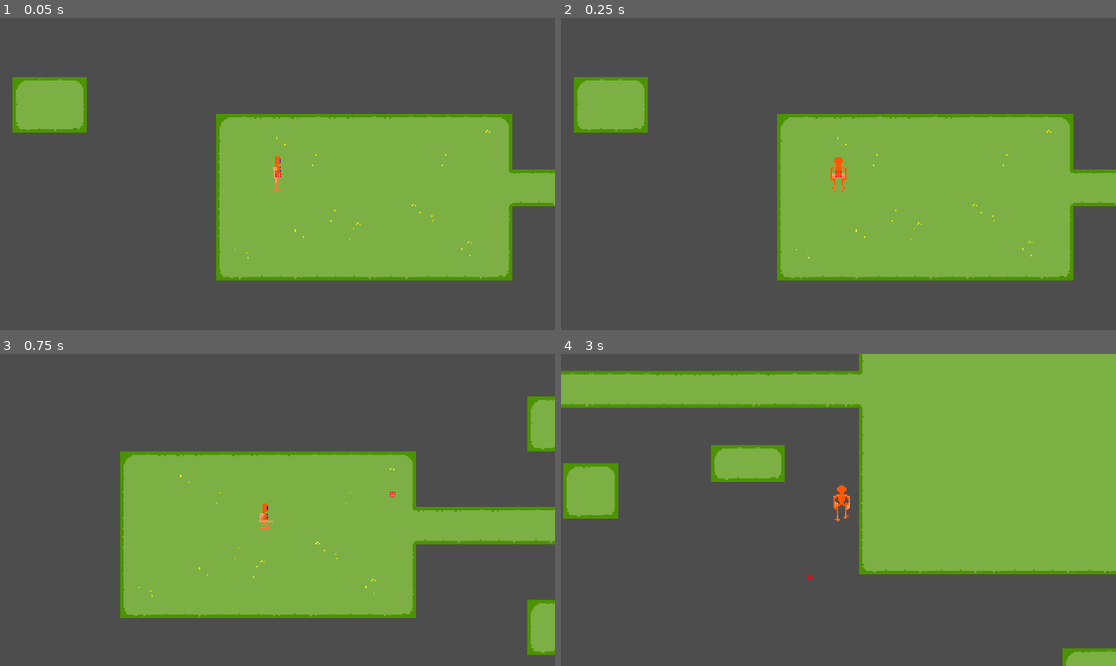
Above: before the commit, frames 1-4 (two rows, left to right).
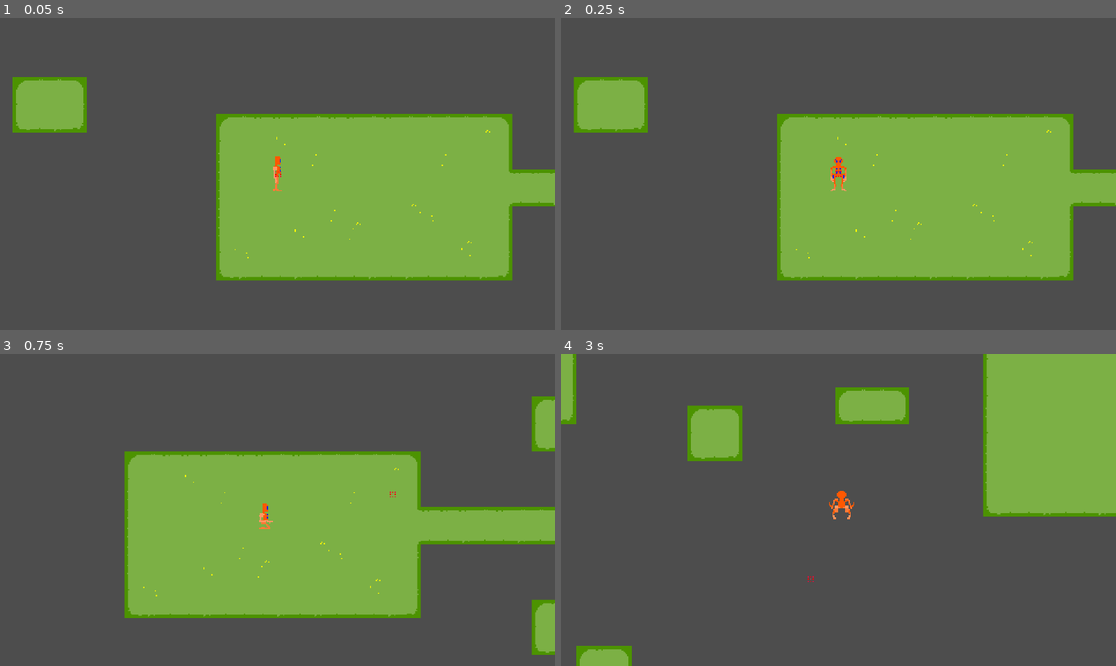
Above: after the commit, the same moments.

Repository: DISN-kolo/topdown_pixel_slasher
Game: Godot game, scene res://scenes/field.tscn
Two runs of this game, one before a commit and one after it. Both use one fixed random seed, a clock stepped at 60 frames per second and the inputs below.
Inputs (mouse positions are in pixels of both pictures, inside the frame that each line leads up to):
- Up to frame 1 (0.05 s): no input
- Up to frame 2 (0.25 s): no input
- Up to frame 3 (0.75 s): tap Enter at 0.5 s; move the mouse to (399, 494) at 0.52 s; hold Right (RIGHT) from 0.53 s (still down); hold Shift (SLIDE) from 0.53 s (still down)
- Up to frame 4 (3 s): move the mouse to (727, 525) at 1.27 s; release Right (RIGHT) at 1.28 s; release Shift (SLIDE) at 1.28 s; hold Down (DOWN) 1.28-2.03 s; tap Shift (SLIDE) at 1.35, 2.85 s; move the mouse to (894, 441) at 2.02 s; hold Right (RIGHT) 2.03-2.78 s; hold Shift (SLIDE) 2.03-2.78 s; move the mouse to (810, 572) at 2.77 s; hold Up (UP) from 2.78 s (still down)

Frame 1 is identical in both runs. In frame 2, less than 0.1% of the frame differs, in the area x 48-52%, y 45-56%; in frame 3, 2.1%; in frame 4, 33%, in the area x 0-100%, y 0-100%.

Commit message:
while attempting to standartize animations and changing sliding, an animation bug was discovered. for some reason, walking/sliding in the same direction as looking produces a quick flicker in the opposite direction right at the start and at the end of the movement

Diff:
--- a/chars/playerscript.gd
+++ b/chars/playerscript.gd
@@ -7,6 +7,7 @@
 const SLIDE_MULT = 1.8
 
 var current_top_speed : float = SPEED
+var movement_multiplier : float = 1.0
 
 var directionx : float
 var directiony : float
@@ -16,6 +17,10 @@
 var is_moving : bool = false
 var is_sliding : bool = false
 
+var tween_slide : Tween
+
+var look_there : Vector2 = Vector2(0, 1)
+
 @onready var anim_tree = $AnimationTree
 @onready var cursor = $"../cursor"
 
@@ -24,50 +29,77 @@
 	directionx = Input.get_axis("LEFT", "RIGHT")
 	directiony = Input.get_axis("UP", "DOWN")
 	direction = Vector2(directionx, directiony)
-	velocity = speed_calc(direction, velocity, delta)
 
+	if Input.is_action_just_pressed("SLIDE"):
+		if !is_sliding:
+			tween_slide = create_tween()
+			tween_slide.tween_callback(func(): movement_multiplier=SLIDE_MULT)
+			tween_slide.tween_callback(func(): is_sliding=true)
+			tween_slide.tween_callback(func(): is_moving=true)
+			tween_slide.tween_property(self, "movement_multiplier", SLIDE_MULT*0.9, 0.5)
+			tween_slide.tween_property(self, "movement_multiplier", SLIDE_MULT*0.5, 0.02)
+			tween_slide.tween_callback(func(): is_sliding=false)
+
+	velocity = speed_calc(direction, velocity, delta, movement_multiplier)
 	# avoid diagonal superspeed and set conditions for animations
 	if direction.length() > EPSILON:
 		is_asked_to_move = true
-		is_sliding = Input.is_action_pressed("SLIDE")
 		current_top_speed = SPEED
 		if is_sliding:
-			current_top_speed = SPEED * SLIDE_MULT
-			velocity *= SLIDE_MULT
+			current_top_speed = SPEED * movement_multiplier
 		if velocity.length() > current_top_speed:
 			velocity = velocity.normalized() * current_top_speed
 	else:
 		is_asked_to_move = false
-		is_sliding = false
+		#if !is_sliding:
+			#is_asked_to_move = false
+			#is_sliding = false
 
 	is_moving = velocity.length() > EPSILON
-
-	if is_moving:
-		if is_sliding:
-			anim_tree.set("parameters/conditions/is_idle", false)
-			anim_tree.set("parameters/conditions/is_moving", false)
-			anim_tree.set("parameters/conditions/is_sliding", true)
-			anim_tree.set("parameters/Slide/blend_position",
-				-velocity.normalized())
+	if is_sliding:
+		if !is_asked_to_move:
+			look_there = -(cursor.global_position - self.global_position).normalized()
 		else:
-			anim_tree.set("parameters/conditions/is_idle", false)
-			anim_tree.set("parameters/conditions/is_moving", true)
-			anim_tree.set("parameters/conditions/is_sliding", false)
-			anim_tree.set("parameters/Walk/blend_position",
-				-velocity.normalized())
+			look_there = -direction.normalized()
+		anim_tree.set("parameters/conditions/is_idle", false)
+		anim_tree.set("parameters/conditions/is_moving", false)
+		anim_tree.set("parameters/conditions/is_sliding", true)
+		pass_look_vector_to_animation(anim_tree, look_there)
+	elif is_moving:
+		#look_there = -velocity.normalized()
+		if !is_asked_to_move:
+			look_there = (cursor.global_position - self.global_position).normalized()
+		else:
+			look_there = -direction.normalized()
+		anim_tree.set("parameters/conditions/is_idle", false)
+		anim_tree.set("parameters/conditions/is_moving", true)
+		anim_tree.set("parameters/conditions/is_sliding", false)
+		pass_look_vector_to_animation(anim_tree, look_there)
 	else:
+		look_there = (cursor.global_position - self.global_position).normalized()
+		#if !is_asked_to_move:
+			#look_there = (cursor.global_position - self.global_position).normalized()
+		#else:
+			#look_there = -velocity.normalized()
 		anim_tree.set("parameters/conditions/is_moving", false)
 		anim_tree.set("parameters/conditions/is_idle", true)
 		anim_tree.set("parameters/conditions/is_sliding", false)
-		anim_tree.set("parameters/Idle/blend_position",
-			(cursor.global_position - self.global_position).normalized())
+		pass_look_vector_to_animation(anim_tree, look_there)
 	move_and_slide()
 
-func speed_calc(dir: Vector2, vel_dirred: Vector2, delta: float) -> Vector2:
+func speed_calc(dir: Vector2, vel_dirred: Vector2, delta: float, mult : float) -> Vector2:
 	if dir.length() > EPSILON:
-		vel_dirred = dir * SPEED
+		vel_dirred = dir * SPEED * mult
 	else:
 		vel_dirred.x = move_toward(vel_dirred.x, 0, SLOWDOWN * delta * 60)
 		vel_dirred.y = move_toward(vel_dirred.y, 0, SLOWDOWN * delta * 60)
 	vel_dirred *= delta * 60
 	return (vel_dirred)
+
+func pass_look_vector_to_animation(at: AnimationTree, dir: Vector2) -> void:
+	## idle animation is stupid and inverts up and down.
+	at.set("parameters/Idle/blend_position", Vector2(dir.x, -dir.y))
+	## walk animation is stupid and inverts left and right.
+	at.set("parameters/Walk/blend_position", Vector2(-dir.x, dir.y))
+	## slide animation is stupid and inverts left and right.
+	at.set("parameters/Slide/blend_position", Vector2(-dir.x, dir.y))
--- a/scenes/field.tscn
+++ b/scenes/field.tscn
@@ -331,9 +331,9 @@
 
 [sub_resource type="AnimationNodeBlendSpace2D" id="AnimationNodeBlendSpace2D_ehol4"]
 blend_point_0/node = SubResource("AnimationNodeAnimation_c4nx7")
-blend_point_0/pos = Vector2(0, 1)
+blend_point_0/pos = Vector2(0, -1)
 blend_point_1/node = SubResource("AnimationNodeAnimation_uh713")
-blend_point_1/pos = Vector2(0, -0.9)
+blend_point_1/pos = Vector2(0, 1)
 blend_point_2/node = SubResource("AnimationNodeAnimation_eckbt")
 blend_point_2/pos = Vector2(-1, 0)
 blend_point_3/node = SubResource("AnimationNodeAnimation_y4v50")
@@ -359,9 +359,9 @@
 blend_point_1/node = SubResource("AnimationNodeAnimation_130rf")
 blend_point_1/pos = Vector2(0, -1)
 blend_point_2/node = SubResource("AnimationNodeAnimation_qasvs")
-blend_point_2/pos = Vector2(1, 0)
+blend_point_2/pos = Vector2(-1, 0)
 blend_point_3/node = SubResource("AnimationNodeAnimation_jaofj")
-blend_point_3/pos = Vector2(-1, 0)
+blend_point_3/pos = Vector2(1, 0)
 blend_mode = 1
 
 [sub_resource type="AnimationNodeAnimation" id="AnimationNodeAnimation_v7k3v"]
@@ -382,9 +382,9 @@
 blend_point_1/node = SubResource("AnimationNodeAnimation_uyjes")
 blend_point_1/pos = Vector2(0, -1)
 blend_point_2/node = SubResource("AnimationNodeAnimation_oip72")
-blend_point_2/pos = Vector2(1, 0)
+blend_point_2/pos = Vector2(-1, 0)
 blend_point_3/node = SubResource("AnimationNodeAnimation_ocwvg")
-blend_point_3/pos = Vector2(-1, 0)
+blend_point_3/pos = Vector2(1, 0)
 blend_mode = 1
 
 [sub_resource type="AnimationNodeStateMachineTransition" id="AnimationNodeStateMachineTransition_h72mv"]
@@ -429,7 +429,7 @@
 states/Walk/node = SubResource("AnimationNodeBlendSpace2D_5hb6y")
 states/Walk/position = Vector2(461, -29)
 transitions = ["Start", "Idle", SubResource("AnimationNodeStateMachineTransition_h72mv"), "Idle", "End", SubResource("A …(491 unchanged characters)…
-graph_offset = Vector2(-187, -127)
+graph_offset = Vector2(-156, -97)
 
 [sub_resource type="Environment" id="Environment_7duqy"]
 background_mode = 1
@@ -470,9 +470,9 @@
 parameters/conditions/is_idle = false
 parameters/conditions/is_moving = false
 parameters/conditions/is_sliding = false
-parameters/Idle/blend_position = Vector2(-0.309481, 0.185841)
-parameters/Slide/blend_position = Vector2(-0.259392, 0.0176991)
-parameters/Walk/blend_position = Vector2(-0.00178891, 0.989362)
+parameters/Idle/blend_position = Vector2(-0.733453, -1)
+parameters/Slide/blend_position = Vector2(-0.713775, -0.769912)
+parameters/Walk/blend_position = Vector2(-1.30054, 2.48673)
 
 [node name="AudioStreamPlayer2D" type="AudioStreamPlayer2D" parent="CharacterBody2D"]
 bus = &"walkin"
